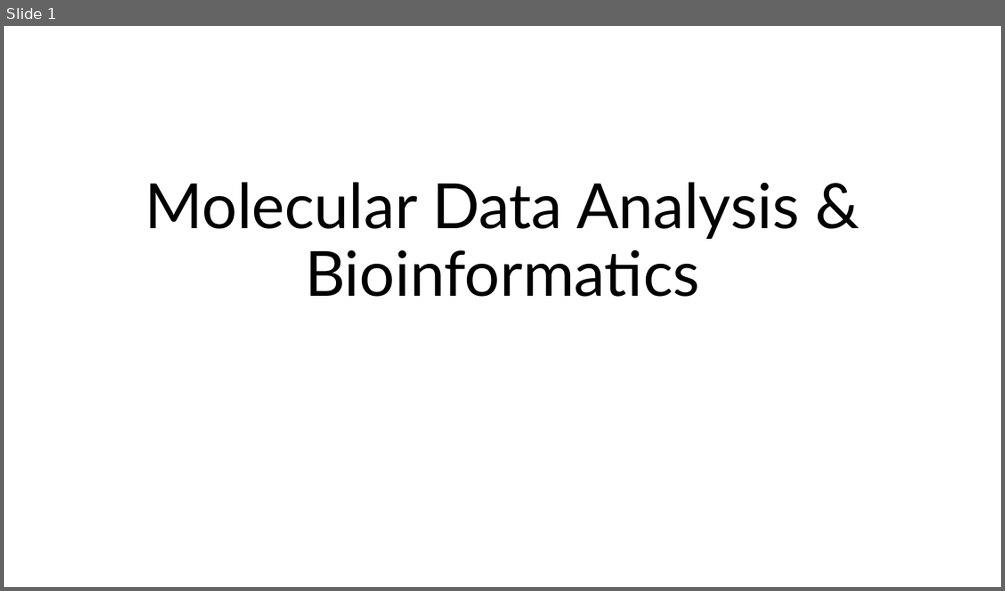
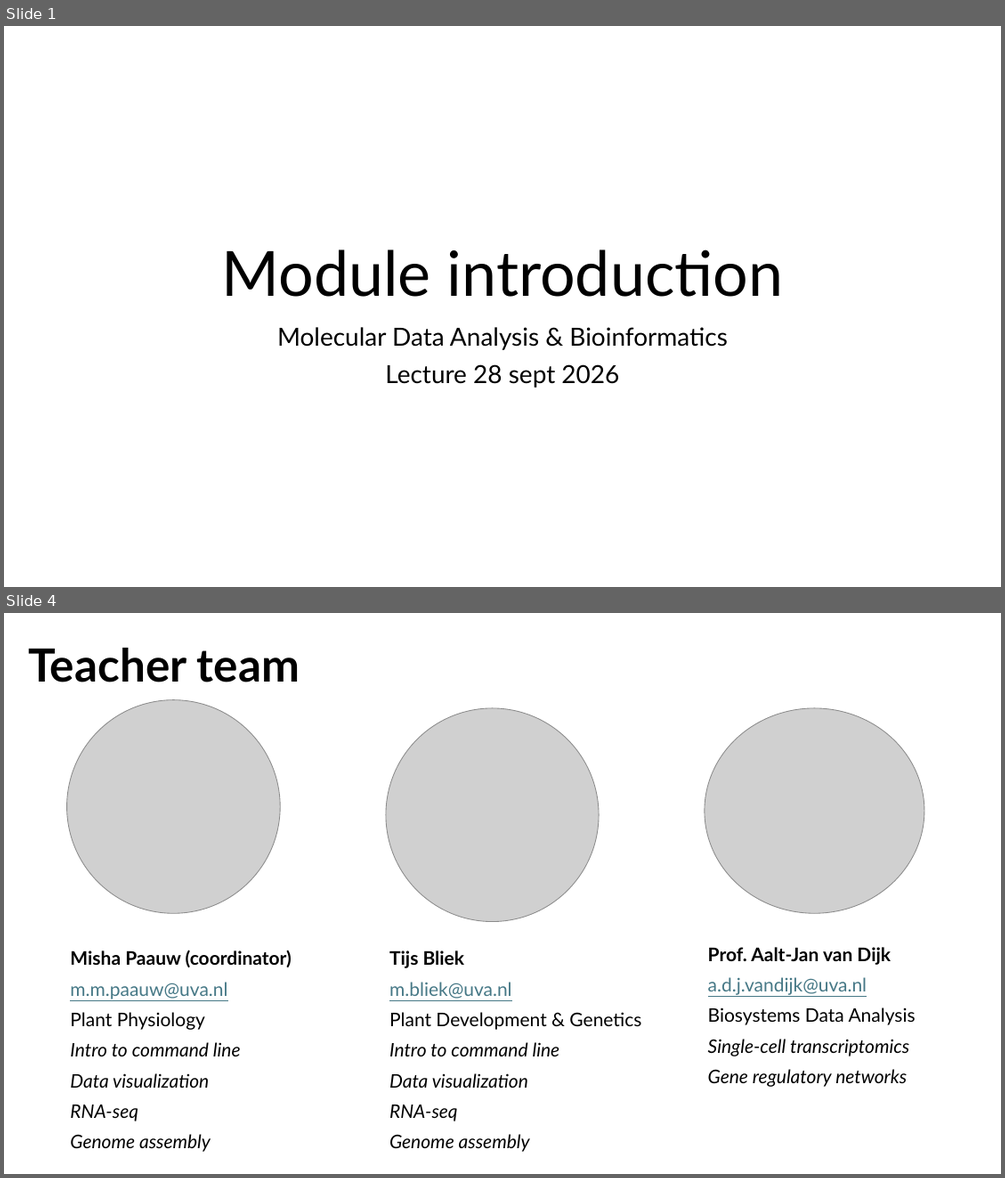
Before and after one commit to mishapaauw/molecular-data-analysis, a slide deck: lectures/0_course_introduction.pptx. Shown one above the other, each under a label of ours: slide 1 before the commit, slides 1 and 4 after it; the slides between them are not shown. The pictures are 1005x591 and 1005x1178 pixels, drawn with LibreOffice and Linux fonts; fonts in the diff are those of the drawing; grey boxes stand for pictures. Boxes give left, top, right and bottom in pixels: in the first picture for what was removed or moved away, otherwise in the second. Text is boxed around its words. In the diff, an @@ line names an element or a change of style, - is before the commit and + after.

```diff
--- a/lectures/0_course_introduction.pptx
+++ b/lectures/0_course_introduction.pptx
@@ slide 4 added at (x1=4, y1=613, x2=1001, y2=1174), background #FFFFFF @@
@@ title added at (x1=28, y1=648, x2=299, y2=682), 44 pt, text #000000, bold @@
+Teacher team
@@ picture added at (x1=67, y1=699, x2=280, y2=913) @@
@@ picture added at (x1=386, y1=708, x2=599, y2=921) @@
@@ picture added at (x1=704, y1=708, x2=924, y2=913) @@
@@ text added at (x1=70, y1=949, x2=291, y2=1151), 18 pt, text #000000, italic @@
+Misha Paauw (coordinator)
+m.m.paauw@uva.nl
+Plant Physiology
+Intro to command line
+Data visualization
+RNA-seq
+Genome assembly
@@ text added at (x1=389, y1=950, x2=641, y2=1151), 18 pt, text #000000, italic @@
+Tijs Bliek
+m.bliek@uva.nl
+Plant Development & Genetics
+Intro to command line
+Data visualization
+RNA-seq
+Genome assembly
@@ text added at (x1=708, y1=947, x2=915, y2=1086), 18 pt, text #000000 @@
+Prof. Aalt-Jan van Dijk
+a.d.j.vandijk@uva.nl
+Biosystems Data Analysis
+Single-cell transcriptomics
+Gene regulatory networks
@@ slide 1 changed as well @@
@@ title at (x1=221, y1=249, x2=784, y2=297): text changed @@
-Molecular Data Analysis & Bioinformatics
+Module introduction
@@ subtitle added at (x1=277, y1=327, x2=727, y2=387), 24 pt, text #000000 @@
+Molecular Data Analysis & Bioinformatics
+Lecture 28 sept 2026
```
Also in this commit, not shown: 12 other slides added, 1 other file.
